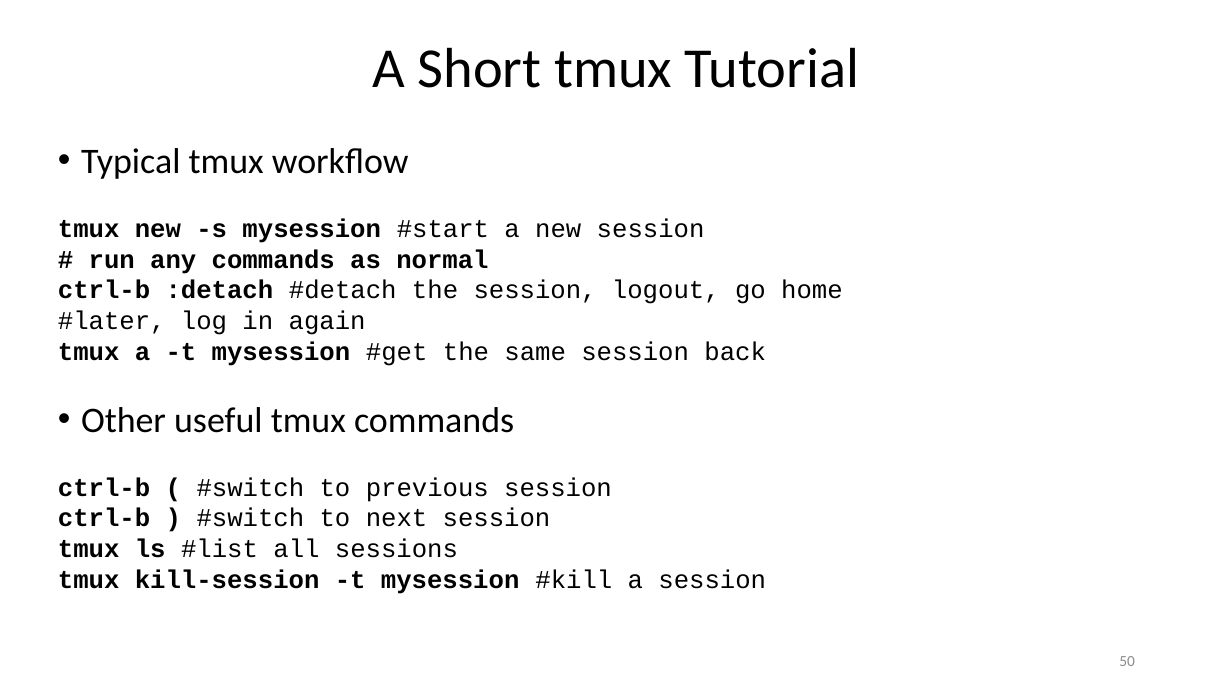
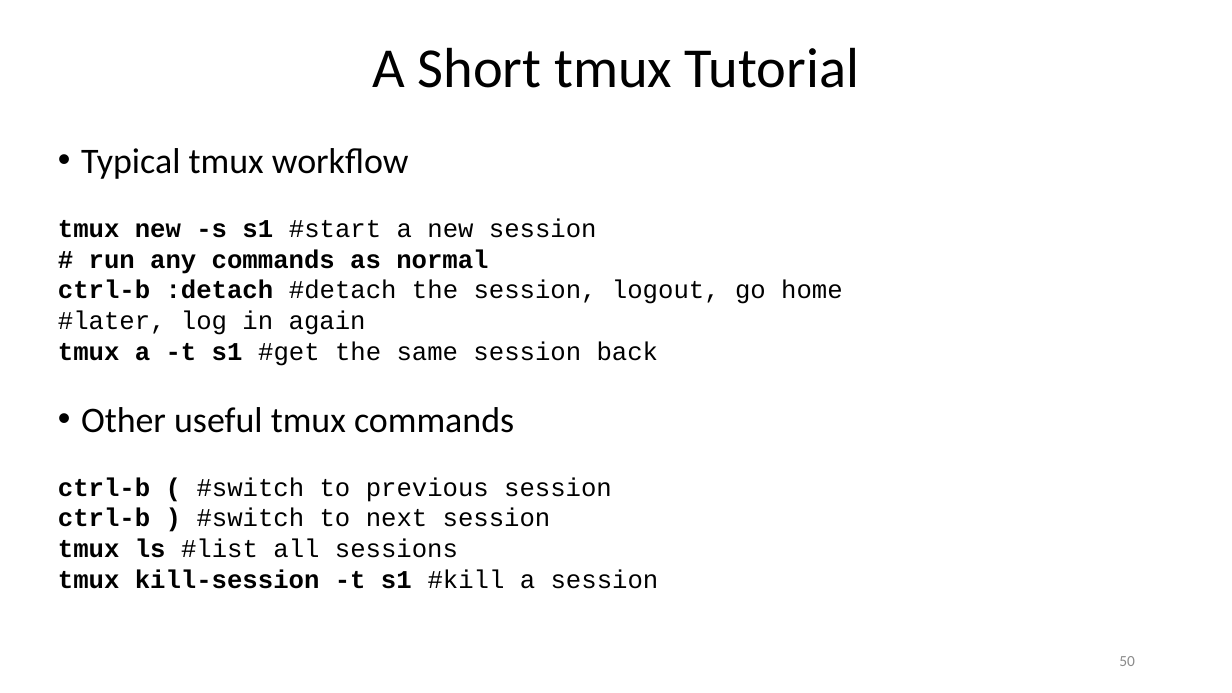
Before and after one commit to ketancmaheshwari/lisa19, a slide deck: slide 50 of lpt_LISA.pptx. Drawn at 1232x693 pixels with LibreOffice and Linux fonts; fonts in the diff are those of the drawing. Boxes give left, top, right and bottom in pixels: in the first picture for what was removed or moved away, otherwise in the second. Text is boxed around its words. In the diff, an @@ line names an element or a change of style, - is before the commit and + after.

```diff
--- a/lpt_LISA.pptx
+++ b/lpt_LISA.pptx
@@ text at (58, 218, 597, 238): text changed; bold off @@
-tmux new -s mysession #start a new session
+tmux new -s s1 #start a new session
@@ text at (58, 341, 659, 366): text changed @@
-tmux a -t mysession #get the same session back
+tmux a -t s1 #get the same session back
@@ text at (58, 569, 659, 589): text changed @@
-tmux kill-session -t mysession #kill a session
+tmux kill-session -t s1 #kill a session
```
Also in this commit, not shown: 19 other slides changed, 1 other file.
